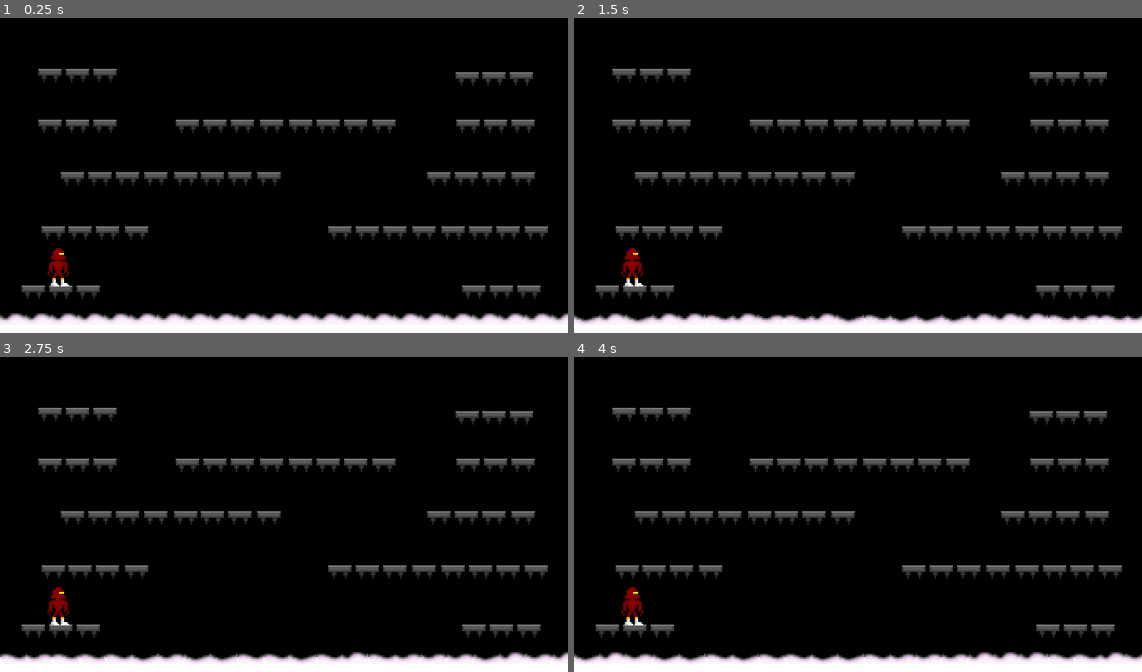
Above: before the commit, frames 1-4 (two rows, left to right).
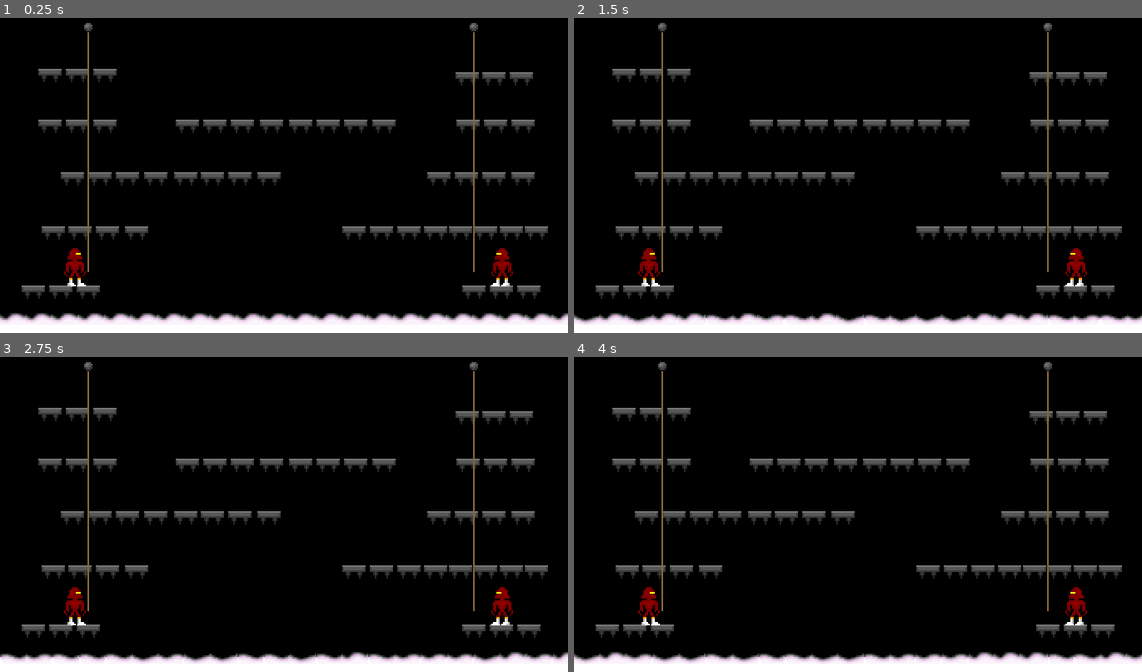
Above: after the commit, the same moments.

Repository: igorcafe/mduel-godot
Game: Godot game, scene res://Main.tscn
Two runs of this game, one before a commit and one after it. Both use one fixed random seed, a clock stepped at 60 frames per second and the inputs below.
Inputs:
- Up to frame 1 (0.25 s): no input
- Up to frame 2 (1.5 s): tap Enter at 0.5 s
- Up to frame 3 (2.75 s): no input
- Up to frame 4 (4 s): no input

The runs differ from the first frame. In frame 1, 1.8% of the frame differs, in the area x 8-93%, y 1-86%; in frame 2, 1.8%; in frame 3, 1.8%; in frame 4, 1.8%.

Commit message:
New items

Diff:
--- a/Main.tscn
+++ b/Main.tscn
@@ -1,10 +1,13 @@
-[gd_scene load_steps=5 format=2]
+[gd_scene load_steps=8 format=2]
 
 [ext_resource path="res://Player/Player.tscn" type="PackedScene" id=1]
+[ext_resource path="res://Environment/Rope/RopeSegment.tscn" type="PackedScene" id=2]
 [ext_resource path="res://Environment/Water/WaterTile.tscn" type="PackedScene" id=3]
 [ext_resource path="res://Environment/Platform/PlatformTile.tscn" type="PackedScene" id=4]
-
-[sub_resource type="RectangleShape2D" id=2]
+[ext_resource path="res://Environment/Rope/RopeEnd.tscn" type="PackedScene" id=5]
+[ext_resource path="res://ScreenBoundaries.gd" type="Script" id=6]
+
+[sub_resource type="RectangleShape2D" id=1]
 extents = Vector2( 10, 99.7786 )
 
 [node name="Main" type="Node2D"]
@@ -12,19 +15,17 @@
 [node name="ScreenBoundaries" type="Area2D" parent="."]
 position = Vector2( 128.721, 95.2316 )
 scale = Vector2( 0.978315, 0.978315 )
+script = ExtResource( 6 )
 
 [node name="CollisionShape2D" type="CollisionShape2D" parent="ScreenBoundaries"]
 position = Vector2( -142.388, 0 )
 scale = Vector2( 1, 1.36798 )
-shape = SubResource( 2 )
+shape = SubResource( 1 )
 
 [node name="CollisionShape2D2" type="CollisionShape2D" parent="ScreenBoundaries"]
 position = Vector2( 226.953, 0 )
 scale = Vector2( 1, 1.36798 )
-shape = SubResource( 2 )
-
-[node name="StaticBody2D" type="StaticBody2D" parent="."]
-position = Vector2( 127.708, 193.214 )
+shape = SubResource( 1 )
 
 [node name="Platforms" type="Node2D" parent="."]
 position = Vector2( 0, -9.89951 )
@@ -162,25 +163,25 @@
 position = Vector2( 119.646, -25.3696 )
 
 [node name="PlatformTile" parent="Platforms/Platform8W2" instance=ExtResource( 4 )]
-position = Vector2( 84.5819, 167.067 )
+position = Vector2( 93.0768, 167.067 )
 
 [node name="PlatformTile2" parent="Platforms/Platform8W2" instance=ExtResource( 4 )]
-position = Vector2( 100.934, 167.067 )
+position = Vector2( 109.429, 167.067 )
 
 [node name="PlatformTile3" parent="Platforms/Platform8W2" instance=ExtResource( 4 )]
-position = Vector2( 117.434, 167.067 )
+position = Vector2( 125.929, 167.067 )
 
 [node name="PlatformTile4" parent="Platforms/Platform8W2" instance=ExtResource( 4 )]
-position = Vector2( 134.787, 167.067 )
+position = Vector2( 141.63, 167.067 )
 
 [node name="PlatformTile5" parent="Platforms/Platform8W2" instance=ExtResource( 4 )]
-position = Vector2( 152.38, 167.067 )
+position = Vector2( 156.863, 167.067 )
 
 [node name="PlatformTile6" parent="Platforms/Platform8W2" instance=ExtResource( 4 )]
-position = Vector2( 168.732, 167.067 )
+position = Vector2( 171.918, 167.067 )
 
 [node name="PlatformTile7" parent="Platforms/Platform8W2" instance=ExtResource( 4 )]
-position = Vector2( 185.232, 167.067 )
+position = Vector2( 187.12, 167.067 )
 
 [node name="PlatformTile8" parent="Platforms/Platform8W2" instance=ExtResource( 4 )]
 position = Vector2( 202.585, 167.067 )
@@ -212,8 +213,81 @@
 [node name="PlatformTile8" parent="Platforms/Platform8W4" instance=ExtResource( 4 )]
 position = Vector2( 202.585, 167.067 )
 
-[node name="Player" parent="." instance=ExtResource( 1 )]
-position = Vector2( 35.3162, 162.649 )
+[node name="Ropes" type="Node2D" parent="."]
+
+[node name="Rope1" type="Node2D" parent="Ropes"]
+position = Vector2( 53.1342, 155.642 )
+
+[node name="RopeSegment" parent="Ropes/Rope1" instance=ExtResource( 2 )]
+position = Vector2( -0.156128, 0 )
+
+[node name="RopeSegment2" parent="Ropes/Rope1" instance=ExtResource( 2 )]
+position = Vector2( -0.156128, -16.0411 )
+
+[node name="RopeSegment3" parent="Ropes/Rope1" instance=ExtResource( 2 )]
+position = Vector2( -0.156128, -32.0822 )
+
+[node name="RopeSegment4" parent="Ropes/Rope1" instance=ExtResource( 2 )]
+position = Vector2( -0.156128, -48.125 )
+
+[node name="RopeSegment5" parent="Ropes/Rope1" instance=ExtResource( 2 )]
+position = Vector2( -0.156128, -64.1661 )
+
+[node name="RopeSegment6" parent="Ropes/Rope1" instance=ExtResource( 2 )]
+position = Vector2( -0.156128, -80.2072 )
+
+[node name="RopeSegment7" parent="Ropes/Rope1" instance=ExtResource( 2 )]
+position = Vector2( -0.156128, -96.25 )
+
+[node name="RopeSegment8" parent="Ropes/Rope1" instance=ExtResource( 2 )]
+position = Vector2( -0.156128, -112.291 )
+
+[node name="RopeSegment9" parent="Ropes/Rope1" instance=ExtResource( 2 )]
+position = Vector2( -0.156128, -128.332 )
+
+[node name="RopeEnd" parent="Ropes/Rope1" instance=ExtResource( 5 )]
+position = Vector2( -0.156128, -144.373 )
+
+[node name="Rope2" type="Node2D" parent="Ropes"]
+position = Vector2( 284.691, 155.642 )
+
+[node name="RopeSegment" parent="Ropes/Rope2" instance=ExtResource( 2 )]
+position = Vector2( -0.156128, 0 )
+
+[node name="RopeSegment2" parent="Ropes/Rope2" instance=ExtResource( 2 )]
+position = Vector2( -0.156128, -16.0411 )
+
+[node name="RopeSegment3" parent="Ropes/Rope2" instance=ExtResource( 2 )]
+position = Vector2( -0.156128, -32.0822 )
+
+[node name="RopeSegment4" parent="Ropes/Rope2" instance=ExtResource( 2 )]
+position = Vector2( -0.156128, -48.125 )
+
+[node name="RopeSegment5" parent="Ropes/Rope2" instance=ExtResource( 2 )]
+position = Vector2( -0.156128, -64.1661 )
+
+[node name="RopeSegment6" parent="Ropes/Rope2" instance=ExtResource( 2 )]
+position = Vector2( -0.156128, -80.2072 )
+
+[node name="RopeSegment7" parent="Ropes/Rope2" instance=ExtResource( 2 )]
+position = Vector2( -0.156128, -96.25 )
+
+[node name="RopeSegment8" parent="Ropes/Rope2" instance=ExtResource( 2 )]
+position = Vector2( -0.156128, -112.291 )
+
+[node name="RopeSegment9" parent="Ropes/Rope2" instance=ExtResource( 2 )]
+position = Vector2( -0.156128, -128.332 )
+
+[node name="RopeEnd" parent="Ropes/Rope2" instance=ExtResource( 5 )]
+position = Vector2( -0.156128, -144.373 )
+
+[node name="Player1" parent="." instance=ExtResource( 1 )]
+position = Vector2( 45.3318, 159.314 )
+
+[node name="Player2" parent="." instance=ExtResource( 1 )]
+position = Vector2( 301.043, 159.314 )
+player_identifier = "p2"
+facing_right = false
 
 [node name="Water" type="Node2D" parent="."]
 position = Vector2( 0.183784, 191.971 )
@@ -284,4 +358,4 @@
 [node name="WaterTile22" parent="Water" instance=ExtResource( 3 )]
 position = Vector2( 339.783, 0 )
 
-[connection signal="body_entered" from="ScreenBoundaries" to="Player" method="_on_ScreenBoundaries_body_entered"]
+[connection signal="body_entered" from="ScreenBoundaries" to="ScreenBoundaries" method="_on_ScreenBoundaries_body_entered"]
Binary file changed: Environment/envSprites.png
